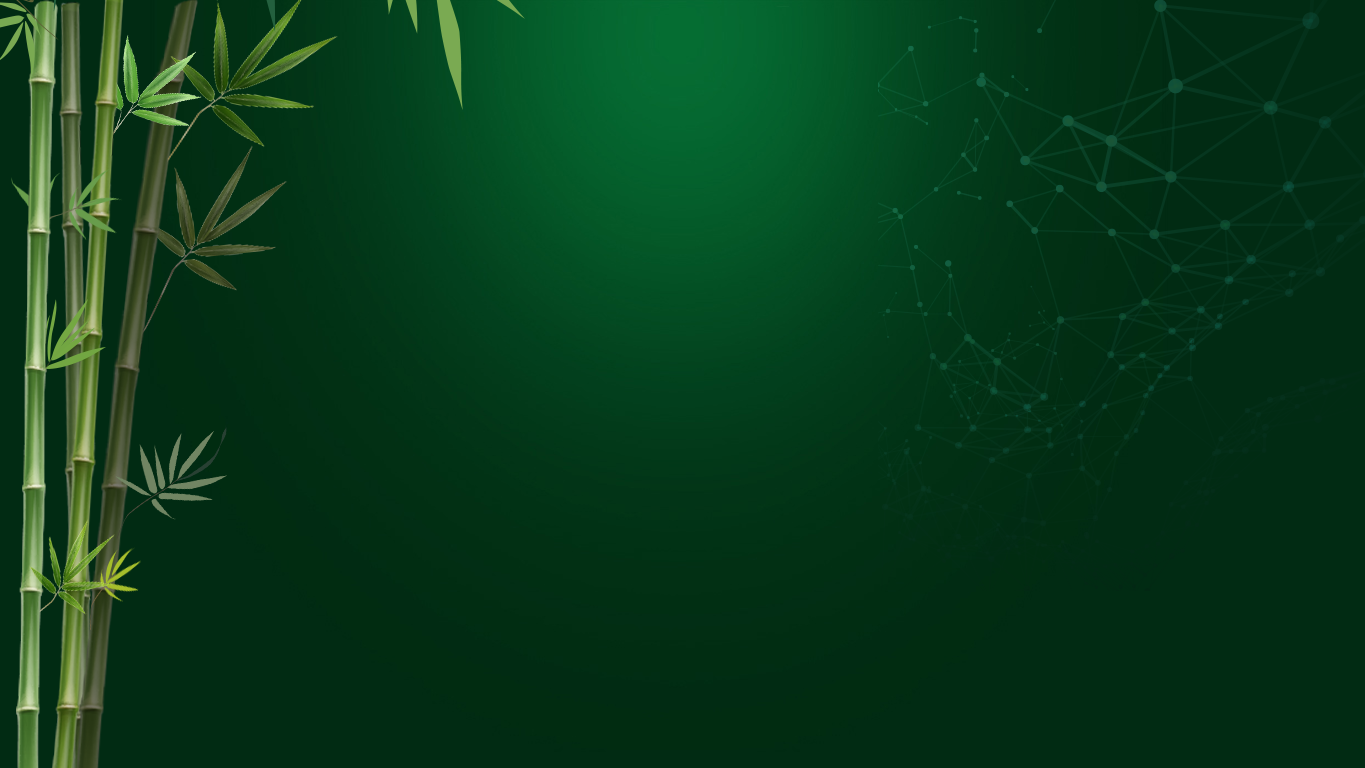
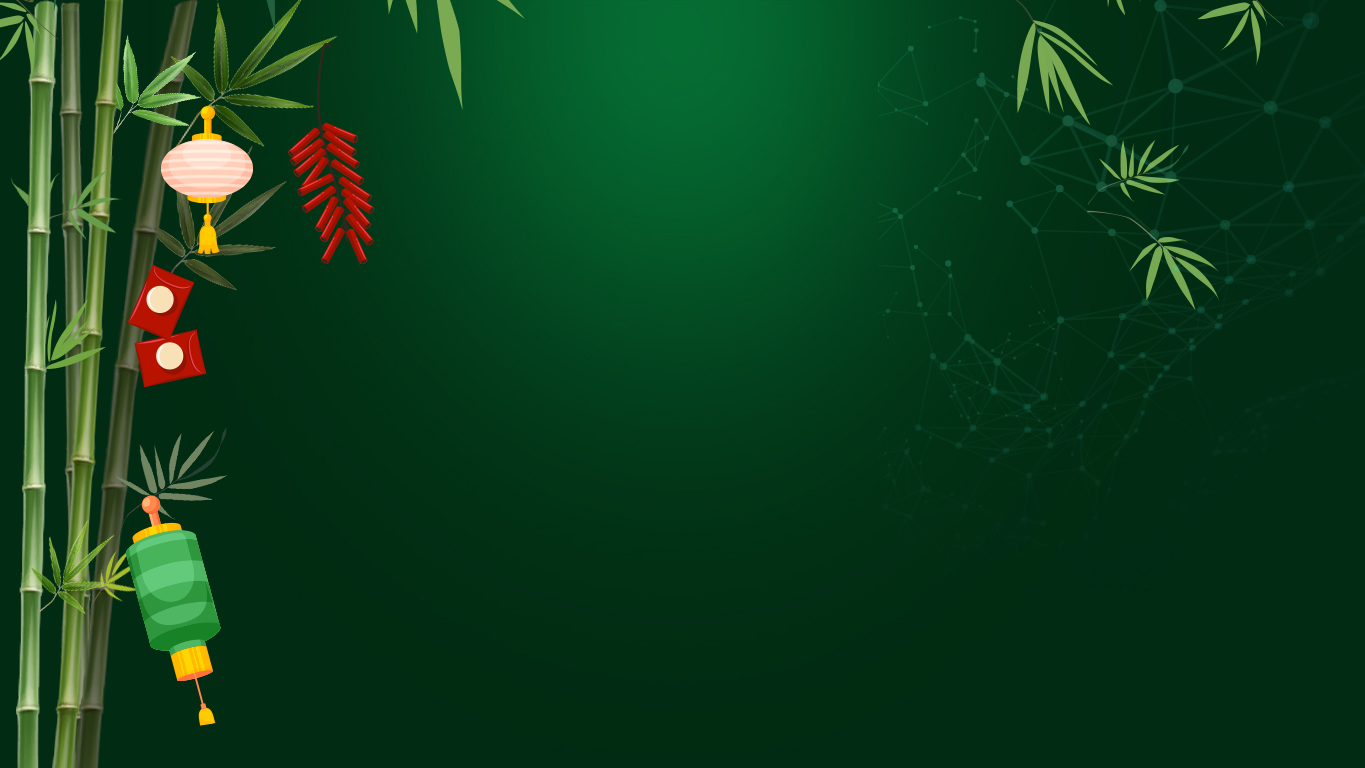
Comparing the layer stacks of the two 1365 x 768 images. Changes:
added layer "Vector Smart Object" (1st of 4) above "Vector Smart Object" over [161, 106, 253, 254]
added layer "Vector Smart Object" (2nd of 4) above "Vector Smart Object" over [288, 43, 374, 264]
added layer "Vector Smart Object" (3rd of 4) above "Vector Smart Object" over [127, 264, 207, 388]
added layer "Vector Smart Object" (4th of 4) above "Group 1" over [125, 495, 221, 726]
added layer "chum la o tren copy" in group "Group 1" over [1015, 0, 1285, 310]
